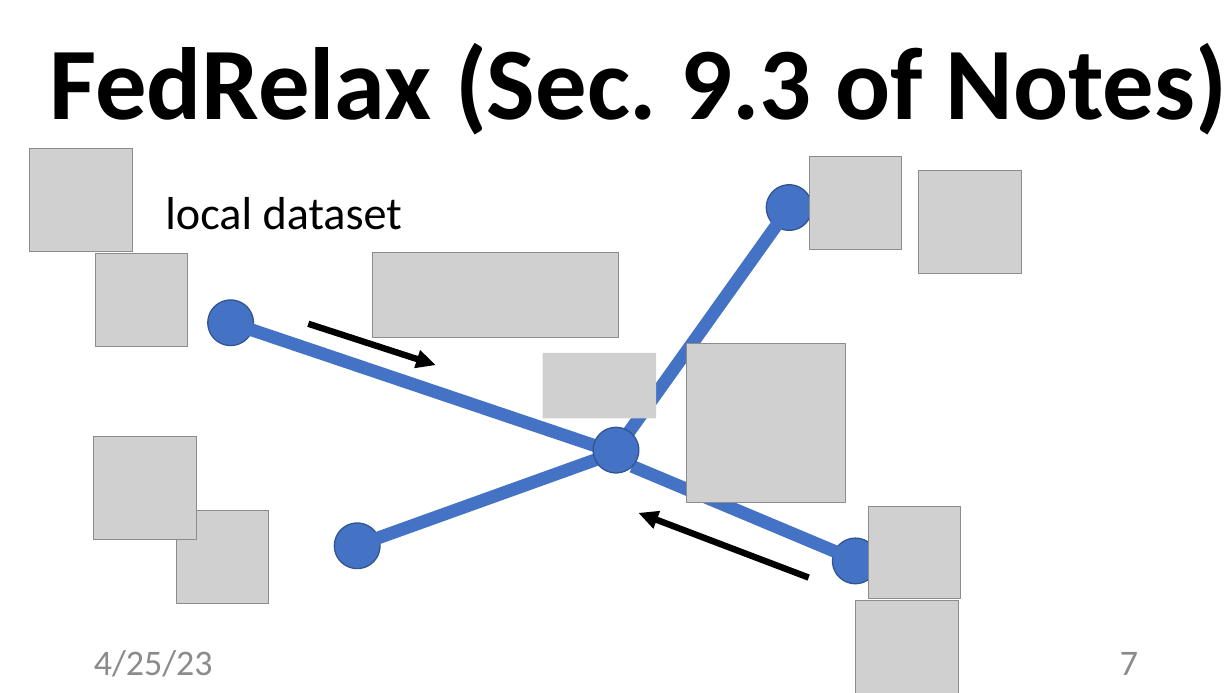
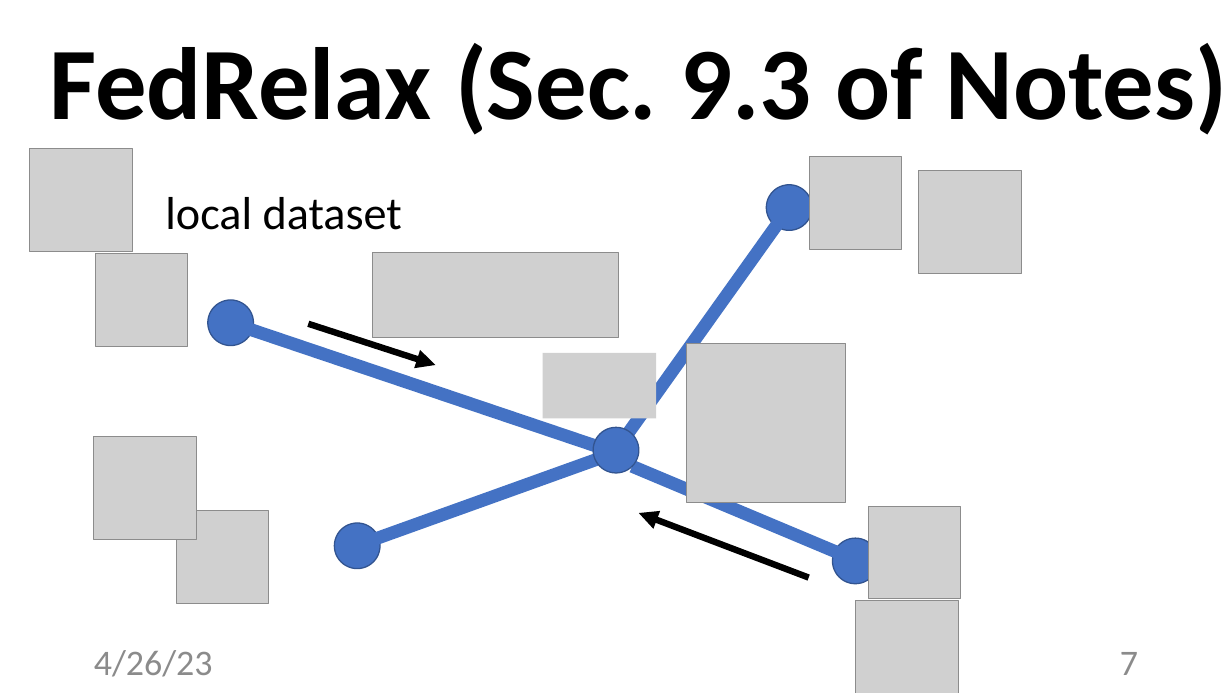
Before and after one commit to alexjungaalto/FederatedLearning, a slide deck: slide 7 of slides/CS-E4740_DataPoisoning.pptx. Drawn at 1232x693 pixels with LibreOffice and Linux fonts; fonts in the diff are those of the drawing; grey boxes stand for pictures. Boxes give left, top, right and bottom in pixels: in the first picture for what was removed or moved away, otherwise in the second. Text is boxed around its words. In the diff, an @@ line names an element or a change of style, - is before the commit and + after.

```diff
--- a/slides/CS-E4740_DataPoisoning.pptx
+++ b/slides/CS-E4740_DataPoisoning.pptx
@@ text at box(94, 650, 213, 677): text changed @@
-4/25/23
+4/26/23
```
Also in this commit, not shown: 18 other slides changed, 2 other files.
